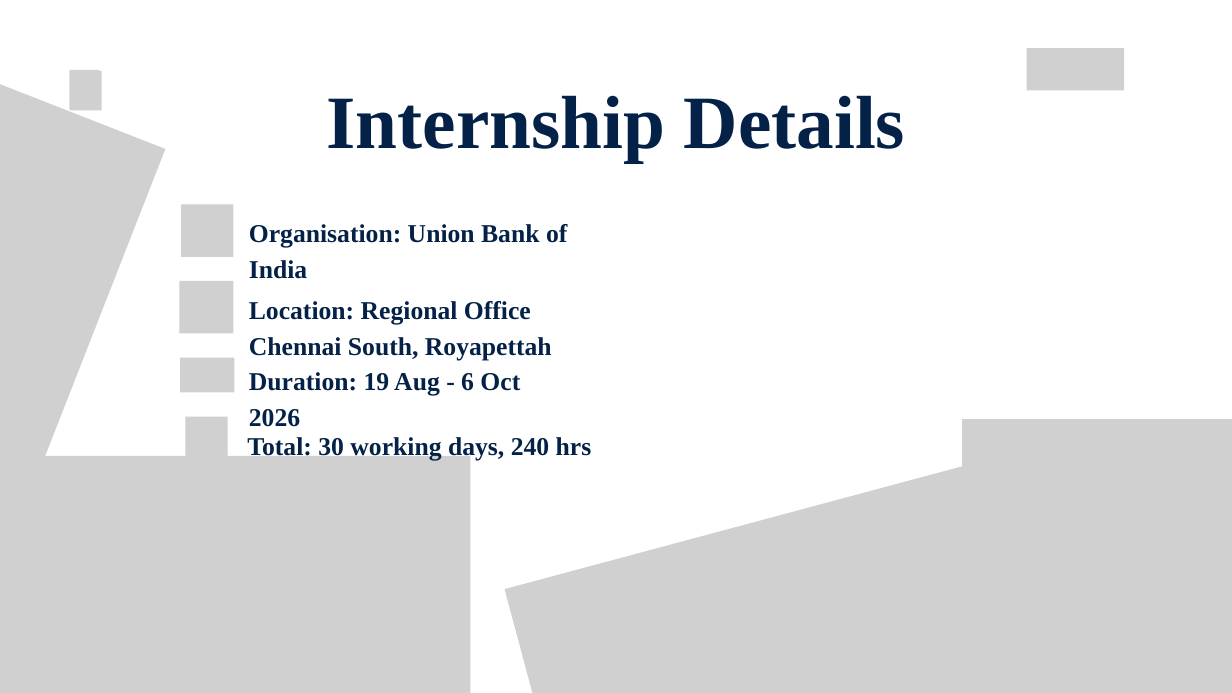
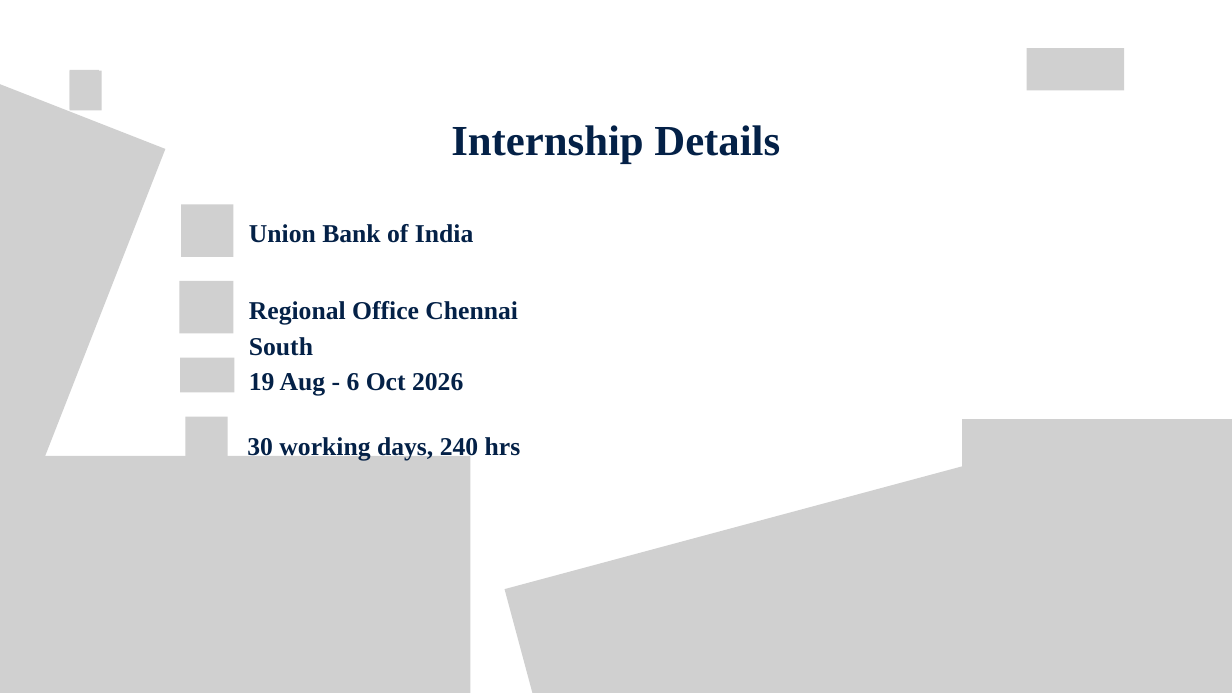
Before and after one commit to debanjanm/Sreetama-Ghosh-Ray, a slide deck: slide 2 of 306 - Internship 3/Internship 3 v2.pptx. Drawn at 1232x693 pixels with LibreOffice and Linux fonts; fonts in the diff are those of the drawing; grey boxes stand for pictures. Boxes give left, top, right and bottom in pixels: in the first picture for what was removed or moved away, otherwise in the second. Text is boxed around its words. In the diff, an @@ line names an element or a change of style, - is before the commit and + after.

```diff
--- a/306 - Internship 3/Internship 3 v2.pptx
+++ b/306 - Internship 3/Internship 3 v2.pptx
@@ text "Internship Details" at <box>451,125,780,163</box>: size 88 to 50 pt @@
@@ text at <box>249,224,473,243</box>: text changed @@
-Organisation: Union Bank of India
+Union Bank of India
@@ text at <box>249,301,518,356</box>: text changed @@
-Location: Regional Office Chennai South, Royapettah
+Regional Office Chennai South
@@ text at <box>249,373,463,396</box>: text changed @@
-Duration: 19 Aug - 6 Oct 2026
+19 Aug - 6 Oct 2026
@@ text at <box>247,435,521,461</box>: text changed @@
-Total: 30 working days, 240 hrs
+30 working days, 240 hrs
```
Also in this commit, not shown: 7 other slides changed.
